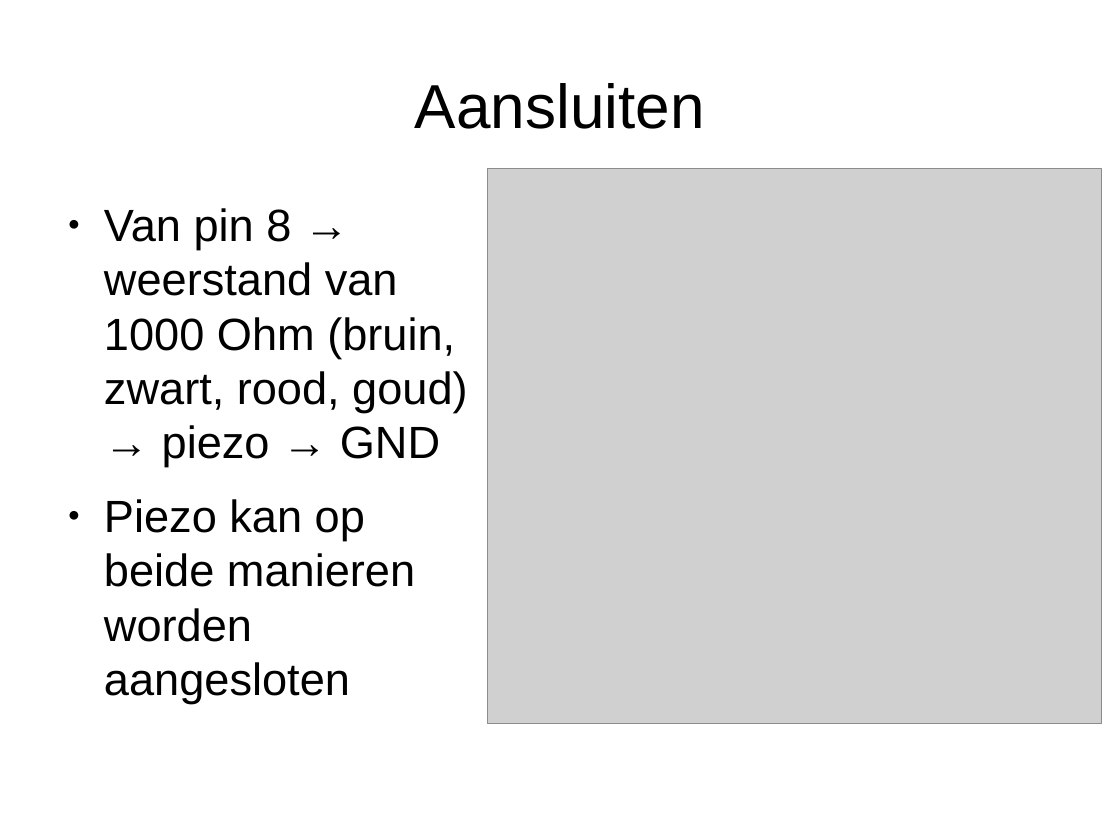
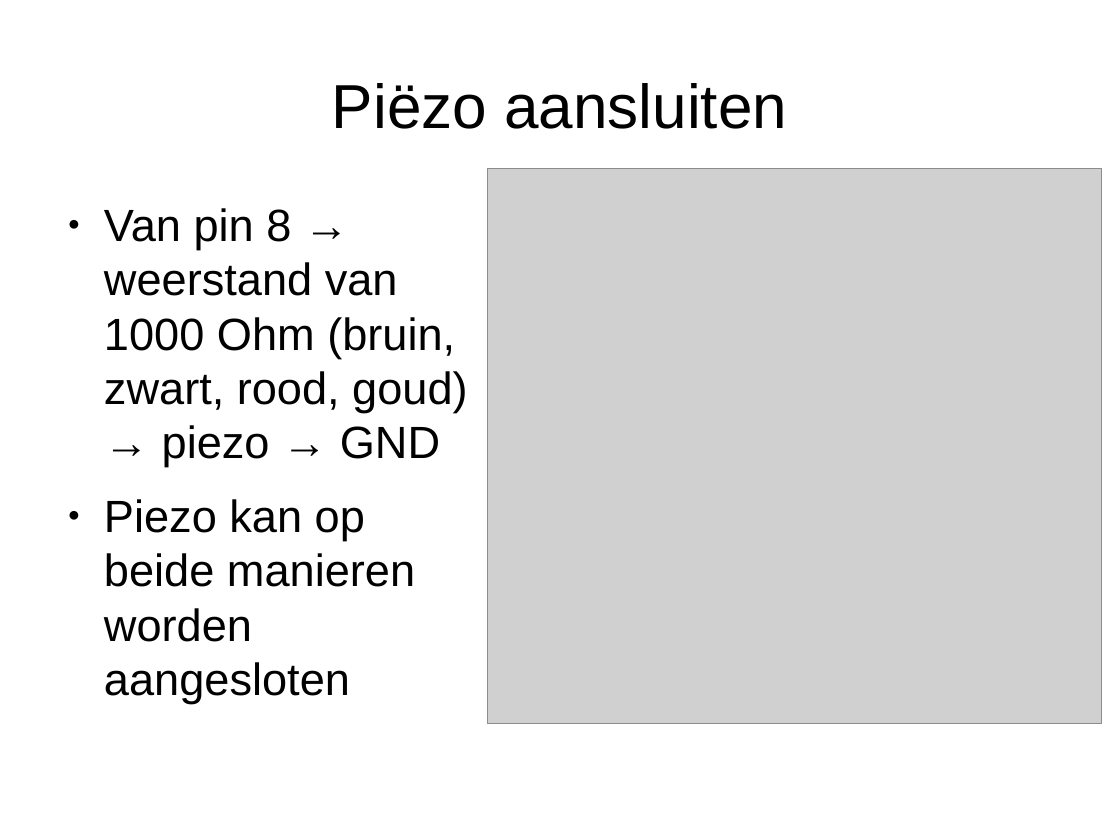
Before and after one commit to djog/arduino_cursus, a slide deck: slide 4 of Raw/Piezo.odp (slide 5 before the commit). Drawn at 1120x840 pixels with LibreOffice and Linux fonts; fonts in the diff are those of the drawing; grey boxes stand for pictures. Boxes give left, top, right and bottom in pixels: in the first picture for what was removed or moved away, otherwise in the second. Text is boxed around its words. In the diff, an @@ line names an element or a change of style, - is before the commit and + after.

```diff
--- a/Raw/Piezo.odp
+++ b/Raw/Piezo.odp
@@ title at box(332, 83, 787, 129): text changed @@
-Aansluiten
+Piëzo aansluiten
```
Also in this commit, not shown: 3 other slides changed, 1 slide removed, 15 other files.
